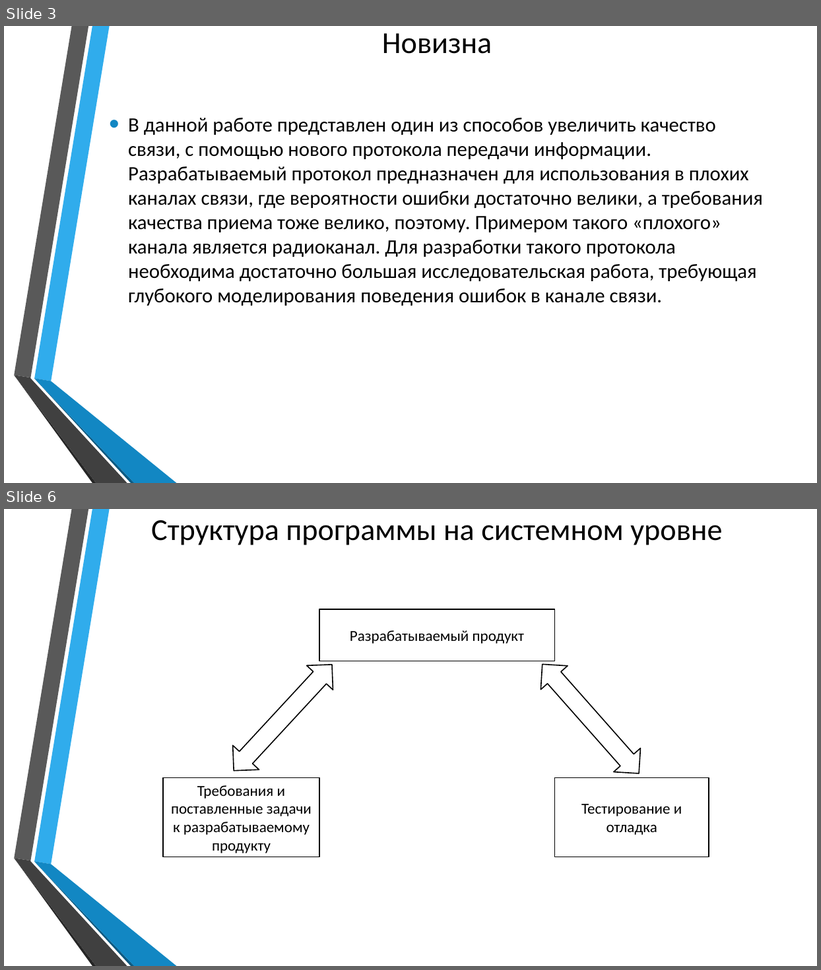
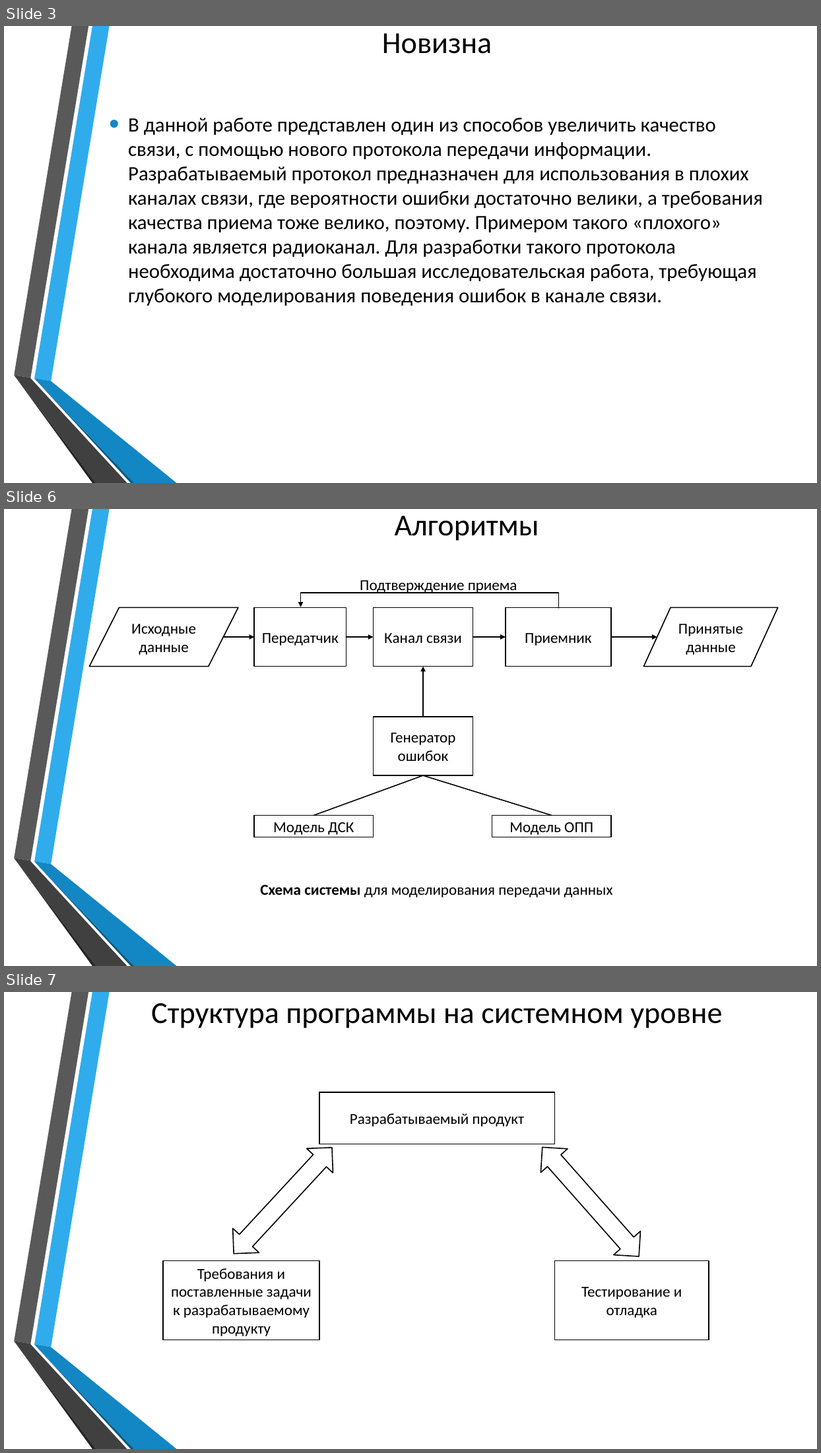
Before and after one commit to poriesto/ModelChannel, a slide deck: Theory/НИР.pptx. Shown one above the other, each under a label of ours: slides 3 and 6 before the commit, slides 3, 6 and 7 after it; the slides between them are not shown. The pictures are 821x970 and 821x1453 pixels, drawn with LibreOffice and Linux fonts; fonts in the diff are those of the drawing; background and template pictures are left out. Boxes give left, top, right and bottom in pixels: in the first picture for what was removed or moved away, otherwise in the second. Text is boxed around its words. In the diff, an @@ line names an element or a change of style, - is before the commit and + after.

```diff
--- a/Theory/НИР.pptx
+++ b/Theory/НИР.pptx
@@ slide 6 added at (x1=4, y1=509, x2=817, y2=966), background picture (left out); not listed: 6 template elements that a slide beside it also shows @@
@@ title added at (x1=395, y1=516, x2=539, y2=541), 36 pt, text #000000 @@
+Алгоритмы
@@ text added at (x1=360, y1=580, x2=517, y2=593), 18 pt, text #000000 @@
+Подтверждение приема
@@ elbow arrow added from (559, 608) to (301, 607), #000000 1.25 pt @@
@@ flow chart input output added at (x1=89, y1=608, x2=238, y2=667), fill #FFFFFF, outline #000000 1.25 pt, 18 pt, text #000000 @@
+Исходные данные
@@ rectangle added at (x1=254, y1=608, x2=346, y2=667), fill #FFFFFF, outline #000000 1.25 pt, 18 pt, text #000000 @@
+Передатчик
@@ rectangle added at (x1=374, y1=608, x2=473, y2=667), fill #FFFFFF, outline #000000 1.25 pt, 18 pt, text #000000 @@
+Канал связи
@@ rectangle added at (x1=506, y1=608, x2=611, y2=667), fill #FFFFFF, outline #000000 1.25 pt, 18 pt, text #000000 @@
+Приемник
@@ flow chart input output added at (x1=644, y1=608, x2=778, y2=667), fill #FFFFFF, outline #000000 1.25 pt, 18 pt, text #000000 @@
+Принятые данные
@@ arrow added from (224, 637) to (254, 637), #000000 1.75 pt @@
@@ arrow added from (346, 637) to (374, 637), #000000 1.75 pt @@
@@ arrow added from (473, 637) to (506, 637), #000000 1.75 pt @@
@@ arrow added from (612, 637) to (657, 637), #000000 1.75 pt @@
@@ arrow added from (423, 717) to (423, 666), #000000 1.75 pt @@
@@ rectangle added at (x1=374, y1=717, x2=473, y2=776), fill #FFFFFF, outline #000000 1.25 pt, 18 pt, text #000000 @@
+Генератор ошибок
@@ line added from (314, 816) to (423, 776), #000000 1.25 pt @@
@@ line added from (552, 816) to (423, 776), #000000 1.25 pt @@
@@ rectangle added at (x1=254, y1=816, x2=373, y2=838), fill #FFFFFF, outline #000000 1.25 pt, 18 pt, text #000000 @@
+Модель ДСК
@@ rectangle added at (x1=492, y1=816, x2=612, y2=838), fill #FFFFFF, outline #000000 1.25 pt, 18 pt, text #000000 @@
+Модель ОПП
@@ text added at (x1=260, y1=885, x2=613, y2=898), 18 pt, text #000000 @@
+Схема системы для моделирования передачи данных
@@ what was slide 6 is now slide 7 @@
```
Also in this commit, not shown: 3 slides changed, 2 other slides added, 2 slides removed, 8 other files.
